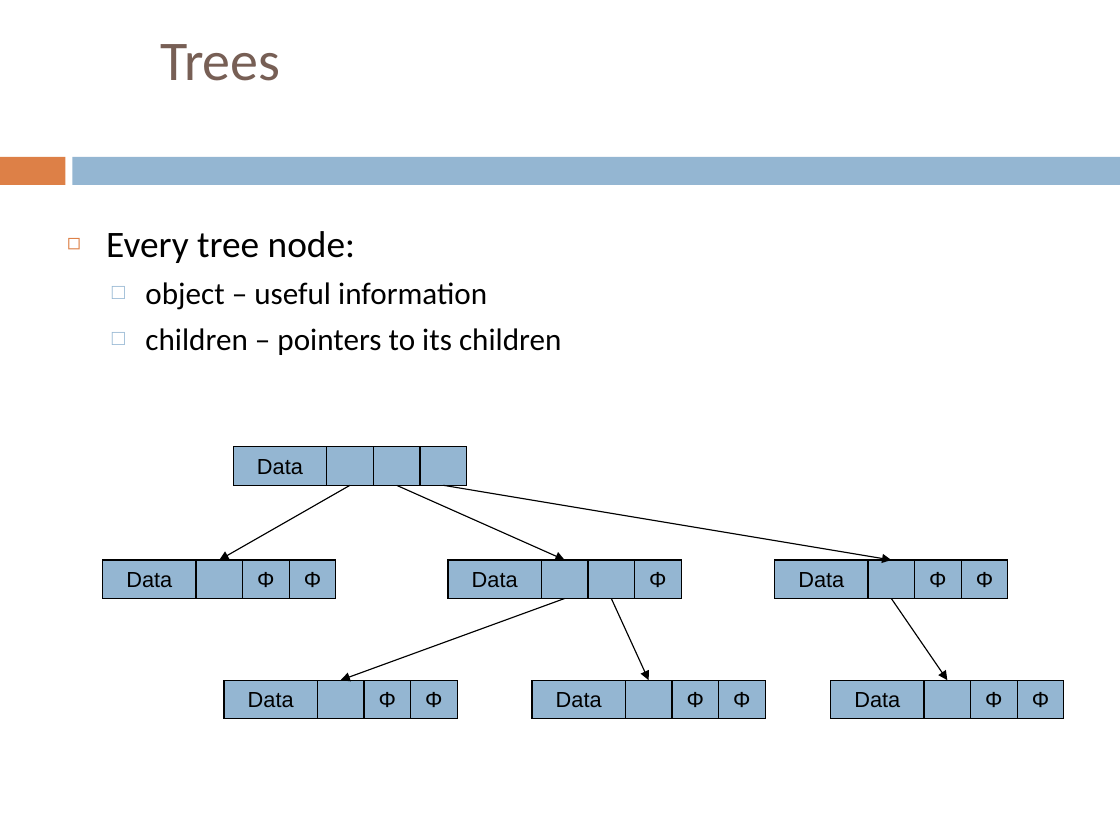
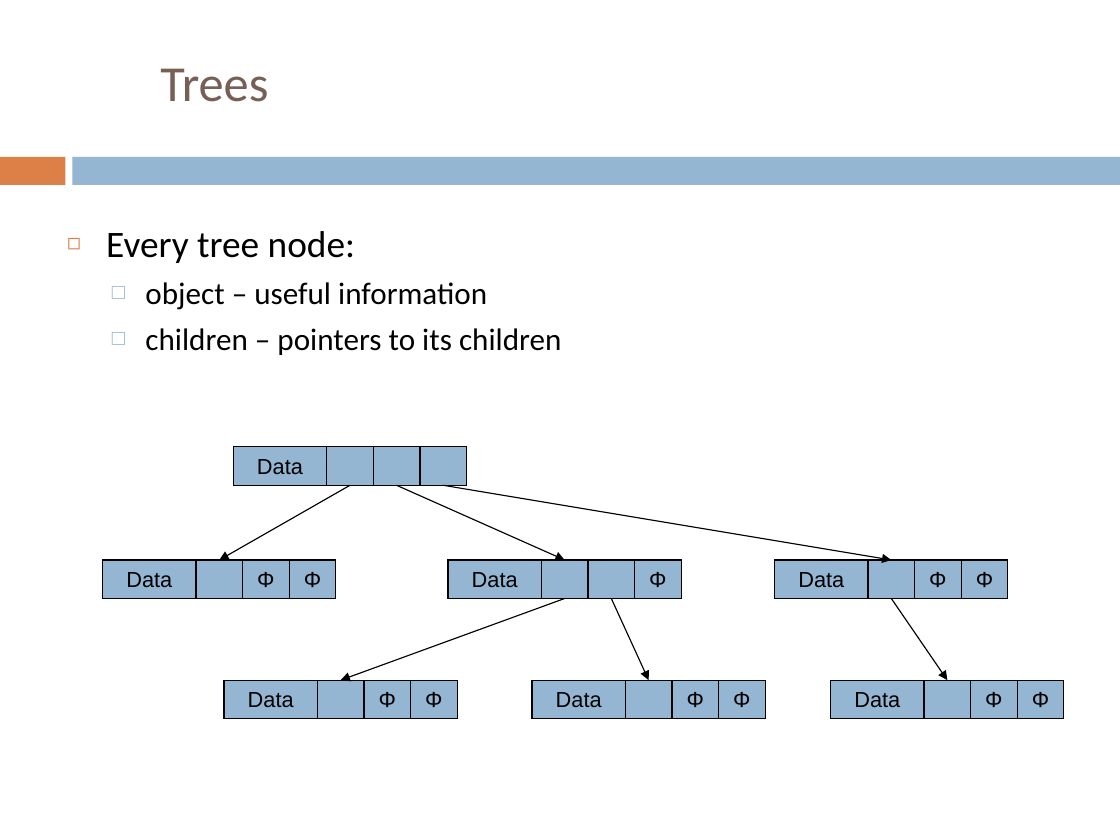
Before and after one commit to sundyCoder/CSK, a slide deck: slide 12 of 3@CSDS/PPT/4@tree.pptx. Drawn at 1120x840 pixels with LibreOffice and Linux fonts; fonts in the diff are those of the drawing. Boxes give left, top, right and bottom in pixels: in the first picture for what was removed or moved away, otherwise in the second. Text is boxed around its words. In the diff, an @@ line names an element or a change of style, - is before the commit and + after.

```diff
--- a/3@CSDS/PPT/4@tree.pptx
+++ b/3@CSDS/PPT/4@tree.pptx
@@ title "Trees": place and size @@
-title "Trees" at (160,44,280,81)
+title "Trees" at (160,68,268,102)
@@ title "Trees" at (160,68,268,102): size 36 to 32.4 pt @@
```
Also in this commit, not shown: 12 other slides changed, 32 slides added, 37 other files.
